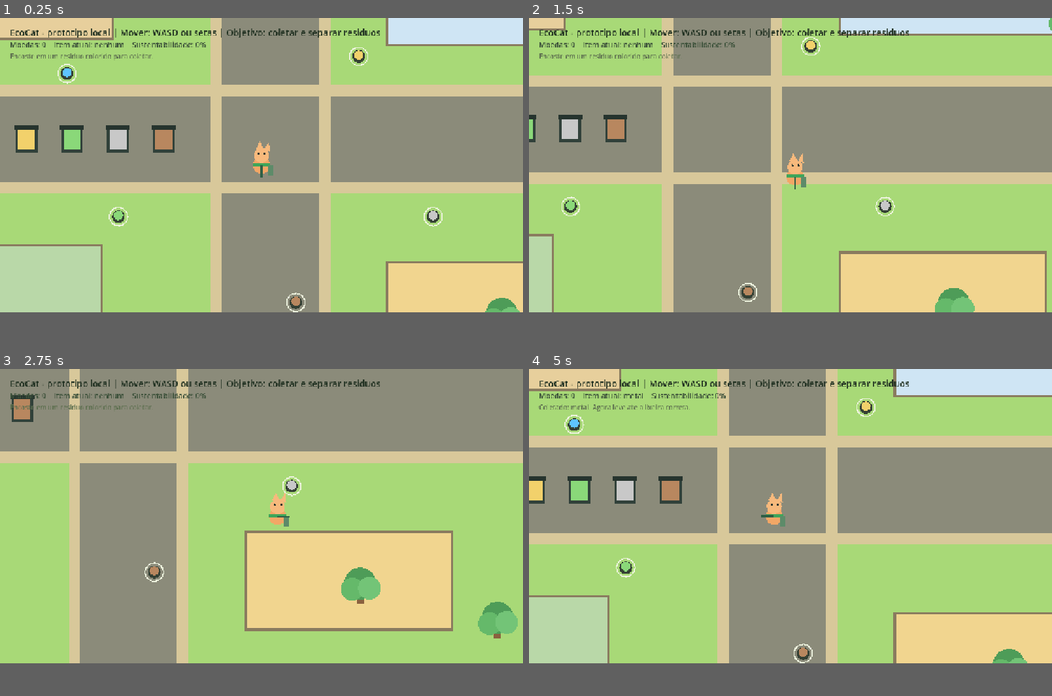
Above: before the commit, frames 1-4 (two rows, left to right).
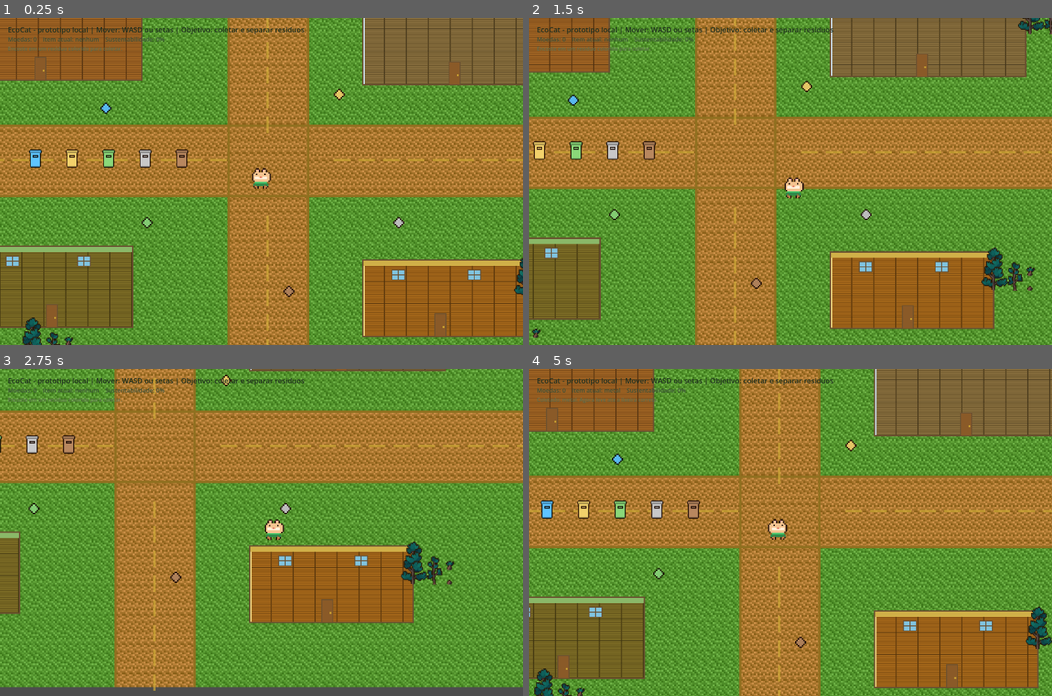
Above: after the commit, the same moments.

Repository: eduardormalves/eco-cat
Game: Godot game, scene res://scenes/Main.tscn
Same seed, same stepped clock (60 frames per second), same inputs: the game is played once before the commit and once after it.
Inputs:
- Up to frame 1 (0.25 s): no input
- Up to frame 2 (1.5 s): tap Enter at 0.5 s; hold D (move_right) 0.53-1.28 s; hold S (move_down) from 1.28 s (still down)
- Up to frame 3 (2.75 s): release S (move_down) at 2.03 s; hold D (move_right) from 2.03 s (still down)
- Up to frame 4 (5 s): release D (move_right) at 2.78 s; hold W (move_up) 2.78-3.53 s; hold A (move_left) from 3.53 s (still down)
In our replay, the window is 800x450 before the commit and 800x500 after it. These sizes can differ from the game's own. Grey fills any space a smaller window leaves; there, only what the larger window draws over its background counts as a difference.

The runs differ from the first frame. In frame 1, 96% of the frame differs, in the area x 0-100%, y 0-100%; in frame 2, 94%; in frame 3, 97%, in the area x 0-100%, y 0-99%; in frame 4, 96%.

Commit message:
Adicionando texturas ao projeto

Diff:
--- a/items/recycle_bin.gd
+++ b/items/recycle_bin.gd
@@ -1,9 +1,12 @@
 extends Area2D
+
+const _Sprites := preload("res://scripts/sprites.gd")
 
 signal discard_requested(recycle_bin: Node)
 
 @export var bin_type := "plastic"
 @export var display_name := "plastico"
+@export var display_color := Color.WHITE
 
 
 func _ready() -> void:
@@ -11,6 +14,12 @@
 	collision_mask = 2
 	body_entered.connect(_on_body_entered)
 
+	var sprite := Sprite2D.new()
+	sprite.texture = _Sprites.recycle_bin()
+	sprite.centered = false
+	sprite.modulate = display_color
+	add_child(sprite)
+
 
 func _on_body_entered(body: Node2D) -> void:
 	if body.name == "Player":
--- a/items/waste_item.gd
+++ b/items/waste_item.gd
@@ -1,4 +1,6 @@
 extends Area2D
+
+const _Sprites := preload("res://scripts/sprites.gd")
 
 signal picked_up(waste_item: Node)
 
@@ -11,13 +13,11 @@
 	collision_layer = 4
 	collision_mask = 2
 	body_entered.connect(_on_body_entered)
-	queue_redraw()
 
-
-func _draw() -> void:
-	draw_circle(Vector2.ZERO, 11, Color("#344034"))
-	draw_circle(Vector2(0, -2), 8, display_color)
-	draw_arc(Vector2.ZERO, 16, 0.0, TAU, 18, Color("#eef4df"), 2.0)
+	var sprite := Sprite2D.new()
+	sprite.texture = _Sprites.waste_gem()
+	sprite.modulate = display_color
+	add_child(sprite)
 
 
 func _on_body_entered(body: Node2D) -> void:
--- a/player/player.gd
+++ b/player/player.gd
@@ -1,14 +1,21 @@
 extends CharacterBody2D
+
+const _Sprites := preload("res://scripts/sprites.gd")
 
 @export var speed := 190.0
 @export var movement_bounds := Rect2(Vector2(40, 40), Vector2(1520, 920))
 
-var last_direction := Vector2.DOWN
+var _sprite: Sprite2D
 
 
 func _ready() -> void:
 	collision_layer = 2
 	collision_mask = 1
+
+	_sprite = Sprite2D.new()
+	_sprite.texture = _Sprites.cat()
+	_sprite.offset = Vector2(0, -8)
+	add_child(_sprite)
 
 
 func _physics_process(_delta: float) -> void:
@@ -18,26 +25,5 @@
 
 	position = position.clamp(movement_bounds.position, movement_bounds.position + movement_bounds.size)
 
-	if direction != Vector2.ZERO:
-		last_direction = direction
-		queue_redraw()
-
-
-func _draw() -> void:
-	draw_circle(Vector2.ZERO, 15, Color("#f2a766"))
-	draw_circle(Vector2(0, -17), 13, Color("#f7b97c"))
-	draw_polygon([
-		Vector2(-10, -27),
-		Vector2(-3, -42),
-		Vector2(4, -27),
-	], [Color("#f7b97c")])
-	draw_polygon([
-		Vector2(5, -27),
-		Vector2(13, -41),
-		Vector2(15, -24),
-	], [Color("#f7b97c")])
-	draw_circle(Vector2(-5, -20), 2, Color("#26342e"))
-	draw_circle(Vector2(6, -20), 2, Color("#26342e"))
-	draw_rect(Rect2(Vector2(-15, -4), Vector2(30, 6)), Color("#3fa65a"))
-	draw_rect(Rect2(Vector2(11, 0), Vector2(9, 18)), Color("#5d8b69"))
-	draw_line(Vector2.ZERO, last_direction.normalized() * 22.0, Color("#2f5f45"), 2.0)
+	if direction != Vector2.ZERO and direction.x != 0:
+		_sprite.flip_h = direction.x < 0
--- a/project.godot
+++ b/project.godot
@@ -1,16 +1,24 @@
+; Engine configuration file.
+; It's best edited using the editor UI and not directly,
+; since the parameters that go here are not all obvious.
+;
+; Format:
+;   [section] ; section goes between []
+;   param=value ; assign values to parameters
+
 config_version=5
 
 [application]
 
 config/name="EcoCat"
 run/main_scene="res://scenes/Main.tscn"
-config/features=PackedStringArray("4.6")
+config/features=PackedStringArray("4.5")
 
 [display]
 
-window/size/viewport_width=1280
-window/size/viewport_height=720
-window/stretch/mode="canvas_items"
+window/size/viewport_width=1600
+window/size/viewport_height=1000
+window/stretch/mode="viewport"
 window/stretch/aspect="expand"
 
 [rendering]
--- a/scripts/main.gd
+++ b/scripts/main.gd
@@ -3,6 +3,9 @@
 const PLAYER_SCENE := preload("res://player/Player.tscn")
 const WASTE_ITEM_SCENE := preload("res://items/WasteItem.tscn")
 const RECYCLE_BIN_SCENE := preload("res://items/RecycleBin.tscn")
+const TREE_TEXTURE := preload("res://textures/environment/tree.png")
+const BUILDING_FLOOR := preload("res://textures/tilesets/building_floor.png")
+const _Sprites := preload("res://scripts/sprites.gd")
 const WORLD_SIZE := Vector2(1600, 1000)
 const COLLISION_LAYER_WORLD := 1
 const CORRECT_DISCARD_COINS := 10
@@ -25,13 +28,13 @@
 ]
 
 var tree_positions: Array[Vector2] = [
-	Vector2(180, 160),
-	Vector2(310, 220),
-	Vector2(1240, 180),
-	Vector2(1380, 280),
-	Vector2(260, 760),
-	Vector2(1180, 780),
-	Vector2(1420, 840),
+	Vector2(68, 130),    # esquerda do prédio 1
+	Vector2(290, 55),    # acima do prédio 1
+	Vector2(1160, 50),   # acima do prédio 2
+	Vector2(1450, 200),  # direita do prédio 2
+	Vector2(1370, 760),  # direita do prédio 3
+	Vector2(90, 740),    # esquerda do prédio 4
+	Vector2(290, 895),   # abaixo do prédio 4
 ]
 
 var waste_positions: Array[Dictionary] = [
@@ -65,7 +68,6 @@
 func _draw() -> void:
 	_draw_map()
 	_draw_trees()
-	_draw_recycle_bins()
 
 
 func _ensure_input_actions() -> void:
@@ -117,6 +119,7 @@
 		recycle_bin.position = bin["position"]
 		recycle_bin.bin_type = bin["type"]
 		recycle_bin.display_name = bin["name"]
+		recycle_bin.display_color = bin["color"]
 		recycle_bin.discard_requested.connect(_on_discard_requested)
 		bin_root.add_child(recycle_bin)
 
@@ -244,34 +247,81 @@
 
 
 func _draw_map() -> void:
-	draw_rect(Rect2(Vector2.ZERO, WORLD_SIZE), Color("#a8d977"))
-	draw_rect(Rect2(Vector2(0, 400), Vector2(WORLD_SIZE.x, 150)), Color("#8b8b7a"))
-	draw_rect(Rect2(Vector2(690, 0), Vector2(170, WORLD_SIZE.y)), Color("#8b8b7a"))
-	draw_rect(Rect2(Vector2(0, 380), Vector2(WORLD_SIZE.x, 20)), Color("#d8c89a"))
-	draw_rect(Rect2(Vector2(0, 550), Vector2(WORLD_SIZE.x, 20)), Color("#d8c89a"))
-	draw_rect(Rect2(Vector2(670, 0), Vector2(20, WORLD_SIZE.y)), Color("#d8c89a"))
-	draw_rect(Rect2(Vector2(860, 0), Vector2(20, WORLD_SIZE.y)), Color("#d8c89a"))
-	draw_rect(building_rects[0], Color("#e7cf9c"))
-	draw_rect(building_rects[1], Color("#cfe5f4"))
-	draw_rect(building_rects[2], Color("#f1d58f"))
-	draw_rect(building_rects[3], Color("#b9d8a8"))
-
-	for rect in building_rects:
-		draw_rect(rect, Color("#8a7b5f"), false, 4.0)
+	# Tiled grass ground
+	draw_texture_rect(_Sprites.grass_tile(), Rect2(Vector2.ZERO, WORLD_SIZE), true)
+
+	# Horizontal road (tiled dirt)
+	draw_texture_rect(_Sprites.dirt_tile(), Rect2(Vector2(0, 400), Vector2(WORLD_SIZE.x, 150)), true)
+	# Vertical road (tiled dirt)
+	draw_texture_rect(_Sprites.dirt_tile(), Rect2(Vector2(690, 0), Vector2(170, WORLD_SIZE.y)), true)
+
+	# Road borders
+	draw_rect(Rect2(Vector2(0, 396), Vector2(WORLD_SIZE.x, 5)), Color("#907020"))
+	draw_rect(Rect2(Vector2(0, 549), Vector2(WORLD_SIZE.x, 5)), Color("#907020"))
+	draw_rect(Rect2(Vector2(686, 0), Vector2(5, WORLD_SIZE.y)), Color("#907020"))
+	draw_rect(Rect2(Vector2(859, 0), Vector2(5, WORLD_SIZE.y)), Color("#907020"))
+
+	# Road center dashes
+	var dash := 36.0
+	var gap := 18.0
+	var cx := 0.0
+	while cx < WORLD_SIZE.x:
+		if not (cx > 670.0 and cx < 880.0):
+			draw_rect(Rect2(cx, 471.0, dash, 5.0), Color("#d4b03a", 0.65))
+		cx += dash + gap
+	var cy := 0.0
+	while cy < WORLD_SIZE.y:
+		if not (cy > 380.0 and cy < 570.0):
+			draw_rect(Rect2(771.0, cy, 5.0, dash), Color("#d4b03a", 0.65))
+		cy += dash + gap
+
+	# Buildings
+	_draw_building(building_rects[0], Color("#e8c88a"), Color("#c8a860"))
+	_draw_building(building_rects[1], Color("#c4dcf0"), Color("#9abce0"))
+	_draw_building(building_rects[2], Color("#f0d068"), Color("#d0b048"))
+	_draw_building(building_rects[3], Color("#b4d890"), Color("#8ab868"))
+
+
+func _draw_building(rect: Rect2, wall: Color, roof: Color) -> void:
+	# Wood floor tiled, tinted with the building's wall color
+	draw_texture_rect(BUILDING_FLOOR, rect, true, wall)
+	# Roof strip
+	draw_rect(Rect2(rect.position, Vector2(rect.size.x, 14)), roof)
+	# Left highlight strip
+	draw_rect(Rect2(rect.position + Vector2(0, 14), Vector2(6, rect.size.y - 14)), wall.lightened(0.18))
+	# Outline (pixel-crisp: 4 filled rects instead of unfilled rect with width)
+	draw_rect(Rect2(rect.position,                               Vector2(rect.size.x, 3)),     Color("#6a5030"))
+	draw_rect(Rect2(rect.position + Vector2(0, rect.size.y - 3),Vector2(rect.size.x, 3)),     Color("#6a5030"))
+	draw_rect(Rect2(rect.position,                               Vector2(3, rect.size.y)),     Color("#6a5030"))
+	draw_rect(Rect2(rect.position + Vector2(rect.size.x - 3, 0),Vector2(3, rect.size.y)),     Color("#6a5030"))
+
+	# Two windows (pixel-crisp: draw_rect instead of draw_line for cross-bars)
+	for wi in range(2):
+		var wx := int(rect.position.x + rect.size.x * (0.18 + wi * 0.46))
+		var wy := int(rect.position.y + 22.0)
+		draw_rect(Rect2(wx, wy, 30, 24), Color("#80c4e0"))
+		draw_rect(Rect2(wx,      wy,      30, 2),  Color("#6a5030"))
+		draw_rect(Rect2(wx,      wy + 22, 30, 2),  Color("#6a5030"))
+		draw_rect(Rect2(wx,      wy,       2, 24), Color("#6a5030"))
+		draw_rect(Rect2(wx + 28, wy,       2, 24), Color("#6a5030"))
+		draw_rect(Rect2(wx + 14, wy,       2, 24), Color("#6a5030"))
+		draw_rect(Rect2(wx,      wy + 11, 30,  2), Color("#6a5030"))
+
+	# Door (pixel-crisp outline)
+	var dx := int(rect.position.x + rect.size.x * 0.44)
+	var dy := int(rect.position.y + rect.size.y - 52.0)
+	draw_rect(Rect2(dx, dy, 26, 52), Color("#8a5a28"))
+	draw_rect(Rect2(dx,      dy,      26, 2),  Color("#6a5030"))
+	draw_rect(Rect2(dx,      dy + 50, 26, 2),  Color("#6a5030"))
+	draw_rect(Rect2(dx,      dy,       2, 52), Color("#6a5030"))
+	draw_rect(Rect2(dx + 24, dy,       2, 52), Color("#6a5030"))
+	draw_rect(Rect2(dx + 18, dy + 28,  4,  4), Color("#c8a030"))
 
 
 func _draw_trees() -> void:
-	for tree_position in tree_positions:
-		draw_rect(Rect2(tree_position + Vector2(-6, 12), Vector2(12, 24)), Color("#8a613f"))
-		draw_circle(tree_position, 28, Color("#4e9c58"))
-		draw_circle(tree_position + Vector2(-14, 10), 20, Color("#65b96a"))
-		draw_circle(tree_position + Vector2(16, 8), 20, Color("#73c477"))
-
-
-func _draw_recycle_bins() -> void:
-	for bin in bin_data:
-		var position: Vector2 = bin["position"]
-		var color: Color = bin["color"]
-		draw_rect(Rect2(position, Vector2(38, 48)), Color("#31413a"))
-		draw_rect(Rect2(position + Vector2(4, 8), Vector2(30, 34)), color)
-		draw_rect(Rect2(position + Vector2(-2, 0), Vector2(42, 8)), Color("#26342e"))
+	for tree_pos in tree_positions:
+		draw_texture_rect_region(
+			TREE_TEXTURE,
+			Rect2(tree_pos + Vector2(-64, -80), Vector2(128, 96)),
+			Rect2(0, 0, 64, 48)
+		)
--- /dev/null
+++ b/scripts/sprites.gd
@@ -0,0 +1,190 @@
+class_name GameSprites
+
+static var _cat_tex: ImageTexture
+static var _gem_tex: ImageTexture
+static var _bin_tex: ImageTexture
+static var _grass_tex: ImageTexture
+static var _dirt_tex: ImageTexture
+
+
+static func _build(pixels: Array, palette: Dictionary, scale: int) -> ImageTexture:
+	var h: int = pixels.size()
+	var w: int = (pixels[0] as Array).size() if h > 0 else 0
+	var img := Image.create(w * scale, h * scale, false, Image.FORMAT_RGBA8)
+	img.fill(Color(0, 0, 0, 0))
+	for y in range(h):
+		var row: Array = pixels[y]
+		for x in range(row.size()):
+			var idx: int = row[x]
+			if not palette.has(idx):
+				continue
+			var col: Color = palette[idx]
+			for dy in range(scale):
+				for dx in range(scale):
+					img.set_pixel(x * scale + dx, y * scale + dy, col)
+	return ImageTexture.create_from_image(img)
+
+
+static func cat() -> ImageTexture:
+	if _cat_tex:
+		return _cat_tex
+	var pal := {
+		1:  Color("#2c1810"),
+		2:  Color("#f5c490"),
+		3:  Color("#c8834a"),
+		4:  Color("#fff2dd"),
+		5:  Color("#f0a8a8"),
+		6:  Color("#1a0e08"),
+		7:  Color("#d95050"),
+		8:  Color("#45c46a"),
+		9:  Color("#2e8a4a"),
+		10: Color("#8a6a3a"),
+	}
+	# 16x16 pixel art cat — ears (rows 1-3), head (4-10), scarf (11), body (12-13), legs (14-15)
+	var p: Array = [
+		[0, 0, 0, 0, 0, 0, 0, 0, 0, 0, 0, 0, 0, 0, 0, 0],
+		[0, 0, 0, 0, 1, 1, 0, 0, 0, 1, 1, 0, 0, 0, 0, 0],
+		[0, 0, 0, 1, 2, 5, 1, 0, 1, 5, 2, 1, 0, 0, 0, 0],
+		[0, 0, 0, 1, 2, 2, 1, 0, 1, 2, 2, 1, 0, 0, 0, 0],
+		[0, 0, 1, 2, 2, 2, 2, 2, 2, 2, 2, 2, 2, 1, 0, 0],
+		[0, 1, 2, 2, 6, 2, 2, 2, 2, 2, 6, 2, 2, 2, 1, 0],
+		[0, 1, 2, 2, 2, 2, 2, 2, 2, 2, 2, 2, 2, 2, 1, 0],
+		[0, 1, 2, 4, 4, 4, 2, 7, 2, 4, 4, 4, 2, 2, 1, 0],
+		[0, 1, 2, 4, 4, 4, 4, 4, 4, 4, 4, 4, 2, 2, 1, 0],
+		[0, 1, 2, 2, 2, 2, 2, 2, 2, 2, 2, 2, 2, 2, 1, 0],
+		[0, 0, 1, 2, 2, 2, 2, 2, 2, 2, 2, 2, 2, 1, 0, 0],
+		[0, 0, 0, 8, 8, 8, 8, 8, 8, 8, 8, 8, 0, 0, 0, 0],
+		[0, 0, 9, 9, 9, 9, 9, 9, 9, 9, 9, 9, 9, 0, 0, 0],
+		[0, 0, 9, 10, 9, 9, 9, 9, 9, 9, 10, 9, 9, 0, 0, 0],
+		[0, 0, 1, 3, 3, 1, 0, 0, 0, 1, 3, 3, 1, 0, 0, 0],
+		[0, 0, 0, 1, 3, 1, 0, 0, 0, 1, 3, 1, 0, 0, 0, 0],
+	]
+	_cat_tex = _build(p, pal, 3)
+	return _cat_tex
+
+
+static func waste_gem() -> ImageTexture:
+	if _gem_tex:
+		return _gem_tex
+	var pal := {
+		1: Color("#2c1810"),
+		2: Color("#f0f0f0"),
+		3: Color("#c0c0c0"),
+		4: Color("#ffffff"),
+	}
+	# 8x8 diamond gem — tinted via Sprite2D.modulate to match waste type color
+	var p: Array = [
+		[0, 0, 0, 1, 1, 0, 0, 0],
+		[0, 0, 1, 4, 2, 1, 0, 0],
+		[0, 1, 4, 2, 2, 2, 1, 0],
+		[1, 3, 2, 2, 2, 2, 3, 1],
+		[1, 2, 2, 2, 2, 2, 2, 1],
+		[0, 1, 2, 2, 2, 2, 1, 0],
+		[0, 0, 1, 2, 2, 1, 0, 0],
+		[0, 0, 0, 1, 1, 0, 0, 0],
+	]
+	_gem_tex = _build(p, pal, 3)
+	return _gem_tex
+
+
+static func grass_tile() -> ImageTexture:
+	if _grass_tex:
+		return _grass_tex
+	var pal := {
+		1: Color("#3d7a1a"),
+		2: Color("#4d8c28"),
+		3: Color("#5ea036"),
+		4: Color("#70b448"),
+		5: Color("#82c85a"),
+	}
+	# 16x16 grass tile — natural variation of greens, scale 2 = 32x32 repeating tile
+	var p: Array = [
+		[3,2,3,4,2,3,2,3,4,2,3,2,3,4,2,3],
+		[2,4,2,2,3,2,4,2,2,3,2,4,2,2,3,2],
+		[1,2,3,1,2,3,2,1,3,2,1,2,3,1,2,3],
+		[3,1,2,4,3,2,1,3,2,4,3,2,1,4,3,2],
+		[2,3,2,2,2,4,3,2,2,2,4,3,2,2,2,4],
+		[4,2,1,3,1,2,2,4,1,3,1,2,2,4,1,3],
+		[2,3,3,2,4,1,3,2,3,2,4,1,3,2,3,2],
+		[1,2,2,3,2,3,2,1,2,3,2,3,2,1,2,3],
+		[3,4,1,2,3,2,4,3,1,2,3,2,4,3,1,2],
+		[2,2,3,1,2,4,2,2,3,1,2,4,2,2,3,1],
+		[4,1,2,3,1,2,3,4,1,2,3,1,2,3,4,1],
+		[2,3,4,2,3,1,2,2,3,4,2,3,1,2,2,3],
+		[1,2,2,4,2,3,4,1,2,2,4,2,3,4,1,2],
+		[3,4,1,2,4,2,2,3,4,1,2,4,2,2,3,4],
+		[2,2,3,1,2,4,1,2,2,3,1,2,4,1,2,2],
+		[4,1,2,3,1,2,3,4,1,2,3,1,2,3,4,1],
+	]
+	_grass_tex = _build(p, pal, 4)
+	return _grass_tex
+
+
+static func dirt_tile() -> ImageTexture:
+	if _dirt_tex:
+		return _dirt_tex
+	var pal := {
+		1: Color("#8a6018"),
+		2: Color("#a07028"),
+		3: Color("#b88038"),
+		4: Color("#cc9048"),
+		5: Color("#dea858"),
+	}
+	# 16x16 dirt/road tile — earthy variation, scale 2 = 32x32
+	var p: Array = [
+		[3,2,3,4,3,2,3,4,3,2,4,3,2,3,4,3],
+		[2,4,2,2,2,4,2,2,2,4,2,2,2,4,2,2],
+		[1,2,3,1,1,2,3,1,1,2,3,1,1,2,3,1],
+		[3,1,2,4,3,1,2,4,3,1,2,4,3,1,2,4],
+		[2,3,4,2,2,3,4,2,2,3,4,2,2,3,4,2],
+		[4,2,2,3,4,2,2,3,4,2,2,3,4,2,2,3],
+		[2,3,1,2,2,3,1,2,2,3,1,2,2,3,1,2],
+		[1,2,3,4,1,2,3,4,1,2,3,4,1,2,3,4],
+		[3,4,2,2,3,4,2,2,3,4,2,2,3,4,2,2],
+		[2,2,4,1,2,2,4,1,2,2,4,1,2,2,4,1],
+		[4,1,2,3,4,1,2,3,4,1,2,3,4,1,2,3],
+		[2,3,1,2,2,3,1,2,2,3,1,2,2,3,1,2],
+		[1,2,3,4,1,2,3,4,1,2,3,4,1,2,3,4],
+		[3,4,2,3,3,4,2,3,3,4,2,3,3,4,2,3],
+		[2,2,4,2,2,2,4,2,2,2,4,2,2,2,4,2],
+		[4,1,2,1,4,1,2,1,4,1,2,1,4,1,2,1],
+	]
+	_dirt_tex = _build(p, pal, 4)
+	return _dirt_tex
+
+
+static func recycle_bin() -> ImageTexture:
+	if _bin_tex:
+		return _bin_tex
+	var pal := {
+		1: Color("#2c1810"),
+		2: Color("#ffffff"),
+		3: Color("#eeeeee"),
+		4: Color("#cccccc"),
+		5: Color("#aaaaaa"),
+	}
+	# 16x20 bin (scale 2 = 32x40) — tinted via Sprite2D.modulate to match bin type color
+	var p: Array = [
+		[0, 0, 1, 1, 1, 1, 1, 1, 1, 1, 1, 1, 1, 1, 0, 0],
+		[0, 1, 3, 3, 3, 3, 3, 3, 3, 3, 3, 3, 3, 3, 1, 0],
+		[0, 1, 4, 4, 4, 4, 4, 4, 4, 4, 4, 4, 4, 4, 1, 0],
+		[0, 1, 5, 5, 5, 5, 5, 5, 5, 5, 5, 5, 5, 5, 1, 0],
+		[0, 0, 1, 2, 2, 2, 2, 2, 2, 2, 2, 2, 2, 1, 0, 0],
+		[0, 0, 1, 3, 2, 2, 2, 2, 2, 2, 2, 2, 3, 1, 0, 0],
+		[0, 0, 1, 2, 2, 1, 1, 1, 1, 1, 1, 2, 2, 1, 0, 0],
+		[0, 0, 1, 2, 2, 1, 3, 3, 3, 3, 1, 2, 2, 1, 0, 0],
+		[0, 0, 1, 2, 2, 1, 1, 1, 1, 1, 1, 2, 2, 1, 0, 0],
+		[0, 0, 1, 2, 2, 2, 2, 2, 2, 2, 2, 2, 2, 1, 0, 0],
+		[0, 0, 1, 2, 2, 2, 2, 2, 2, 2, 2, 2, 2, 1, 0, 0],
+		[0, 0, 1, 2, 2, 2, 2, 2, 2, 2, 2, 2, 2, 1, 0, 0],
+		[0, 0, 1, 2, 2, 2, 2, 2, 2, 2, 2, 2, 2, 1, 0, 0],
+		[0, 0, 1, 2, 2, 2, 2, 2, 2, 2, 2, 2, 2, 1, 0, 0],
+		[0, 0, 1, 2, 2, 2, 2, 2, 2, 2, 2, 2, 2, 1, 0, 0],
+		[0, 0, 1, 2, 2, 2, 2, 2, 2, 2, 2, 2, 2, 1, 0, 0],
+		[0, 0, 1, 2, 2, 2, 2, 2, 2, 2, 2, 2, 2, 1, 0, 0],
+		[0, 0, 1, 2, 2, 2, 2, 2, 2, 2, 2, 2, 2, 1, 0, 0],
+		[0, 0, 1, 4, 4, 4, 4, 4, 4, 4, 4, 4, 4, 1, 0, 0],
+		[0, 0, 0, 1, 1, 1, 1, 1, 1, 1, 1, 1, 1, 0, 0, 0],
+	]
+	_bin_tex = _build(p, pal, 2)
+	return _bin_tex
Binary file added: Pixel Crawler - Free Pack/Entities/Characters/Body_A/Animations/Carry_Idle/Carry_Idle_Down-Sheet.png
Not shown, added: Pixel Crawler - Free Pack/Entities/Characters/Body_A/Animations/Carry_Idle/Carry_Idle_Down-Sheet.png.import
Binary file added: Pixel Crawler - Free Pack/Entities/Characters/Body_A/Animations/Carry_Idle/Carry_Idle_Down.aseprite
Binary file added: Pixel Crawler - Free Pack/Entities/Characters/Body_A/Animations/Carry_Idle/Carry_Idle_Side-Sheet.png
Not shown, added: Pixel Crawler - Free Pack/Entities/Characters/Body_A/Animations/Carry_Idle/Carry_Idle_Side-Sheet.png.import
Binary file added: Pixel Crawler - Free Pack/Entities/Characters/Body_A/Animations/Carry_Idle/Carry_Idle_Side.aseprite
Binary file added: Pixel Crawler - Free Pack/Entities/Characters/Body_A/Animations/Carry_Idle/Carry_Idle_Up-Sheet.png
Not shown, added: Pixel Crawler - Free Pack/Entities/Characters/Body_A/Animations/Carry_Idle/Carry_Idle_Up-Sheet.png.import
Binary file added: Pixel Crawler - Free Pack/Entities/Characters/Body_A/Animations/Carry_Idle/Carry_Idle_Up.aseprite
Binary file added: Pixel Crawler - Free Pack/Entities/Characters/Body_A/Animations/Carry_Run/Carry_Run_Down-Sheet.png
Not shown, added: Pixel Crawler - Free Pack/Entities/Characters/Body_A/Animations/Carry_Run/Carry_Run_Down-Sheet.png.import
Binary file added: Pixel Crawler - Free Pack/Entities/Characters/Body_A/Animations/Carry_Run/Carry_Run_Down.aseprite
(and 514 more such lines)
